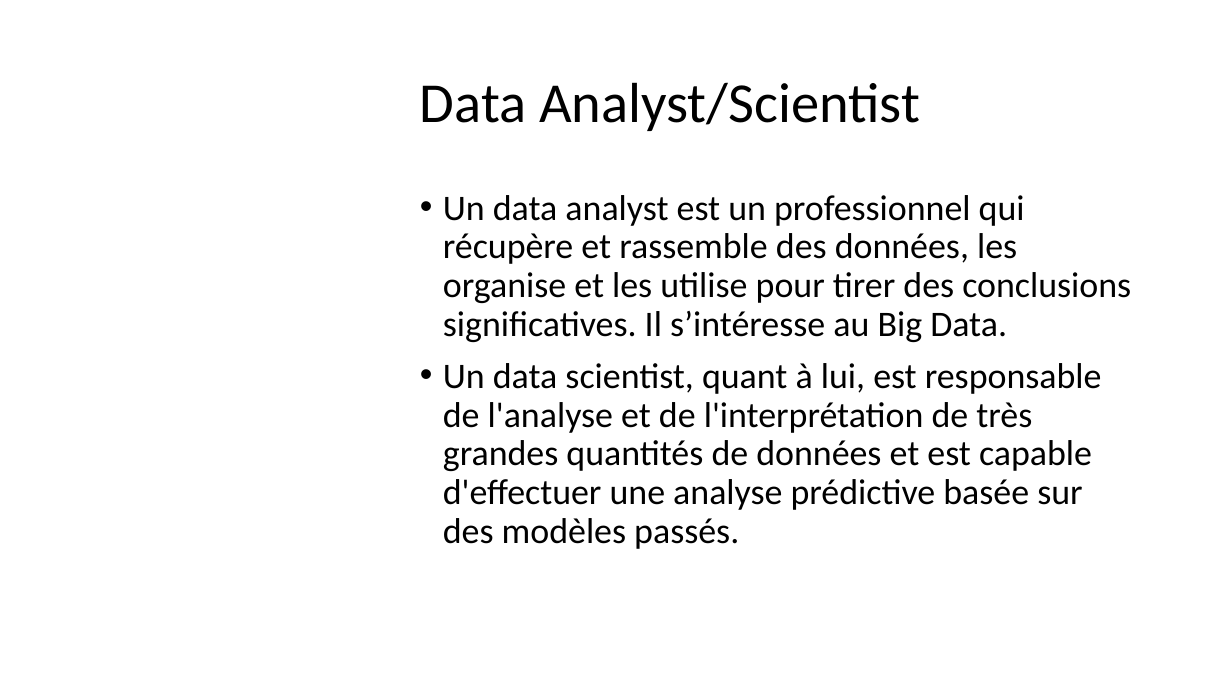
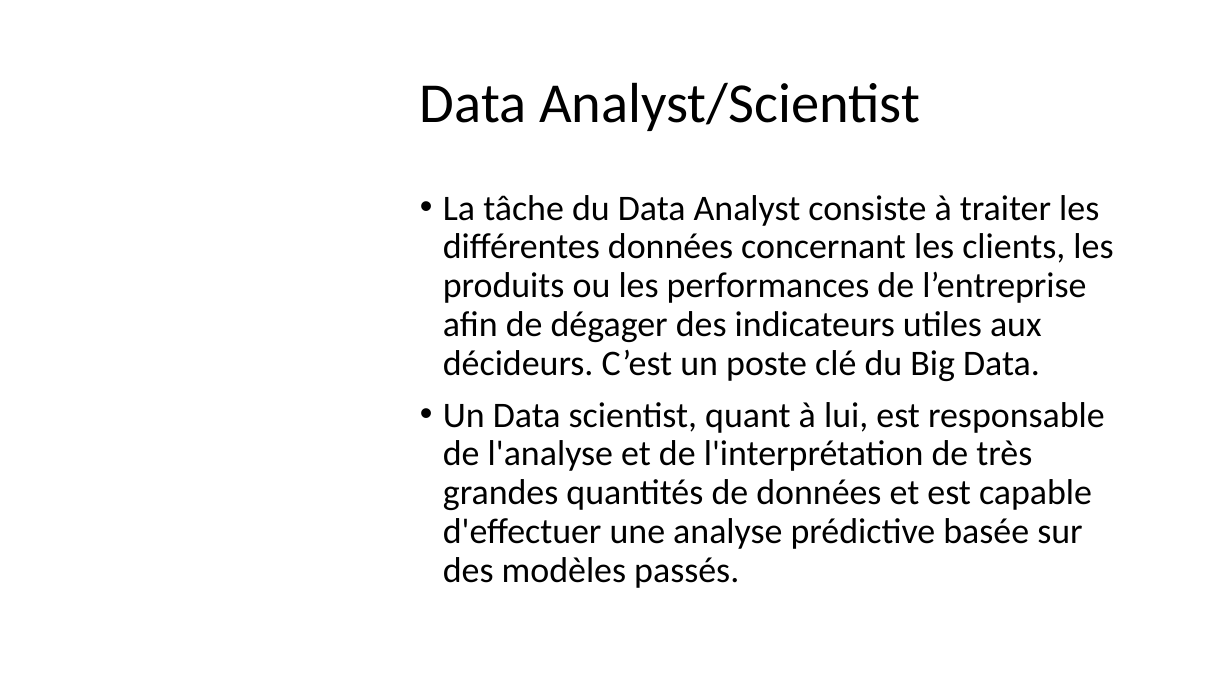
Before and after one commit to Solifred38/cv, a slide deck: slide 16 of Profiles_jobs_it.pptx (slide 12 before the commit). Drawn at 1232x693 pixels with LibreOffice and Linux fonts; fonts in the diff are those of the drawing; background and template pictures are left out. Boxes give left, top, right and bottom in pixels: in the first picture for what was removed or moved away, otherwise in the second. Text is boxed around its words. In the diff, an @@ line names an element or a change of style, - is before the commit and + after.

```diff
--- a/Profiles_jobs_it.pptx
+++ b/Profiles_jobs_it.pptx
@@ text at (x1=443, y1=195, x2=1113, y2=588): text changed @@
-• Un data analyst est un professionnel qui récupère et rassemble des données, les organise et les utilise pour tirer des conclusions significatives. Il s’intéresse au Big Data.
-• Un data scientist, quant à lui, est responsable de l'analyse et de l'interprétation de très grandes quantités de données et est capable d'effectuer une analyse prédictive basée sur des modèles passés.
+• La tâche du Data Analyst consiste à traiter les différentes données concernant les clients, les produits ou les performances de l’entreprise afin de dégager des indicateurs utiles aux décideurs. C’est un poste clé du Big Data.
+• Un Data scientist, quant à lui, est responsable de l'analyse et de l'interprétation de très grandes quantités de données et est capable d'effectuer une analyse prédictive basée sur des modèles passés.
```
Also in this commit, not shown: 19 other slides changed, 15 slides added.
